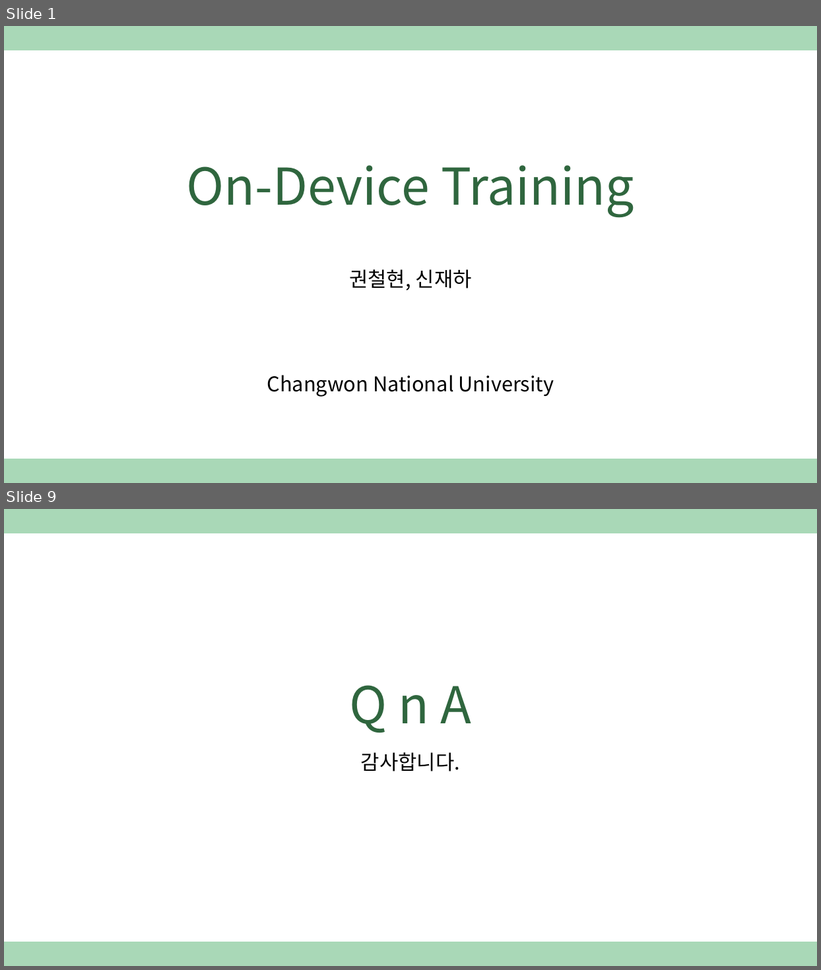
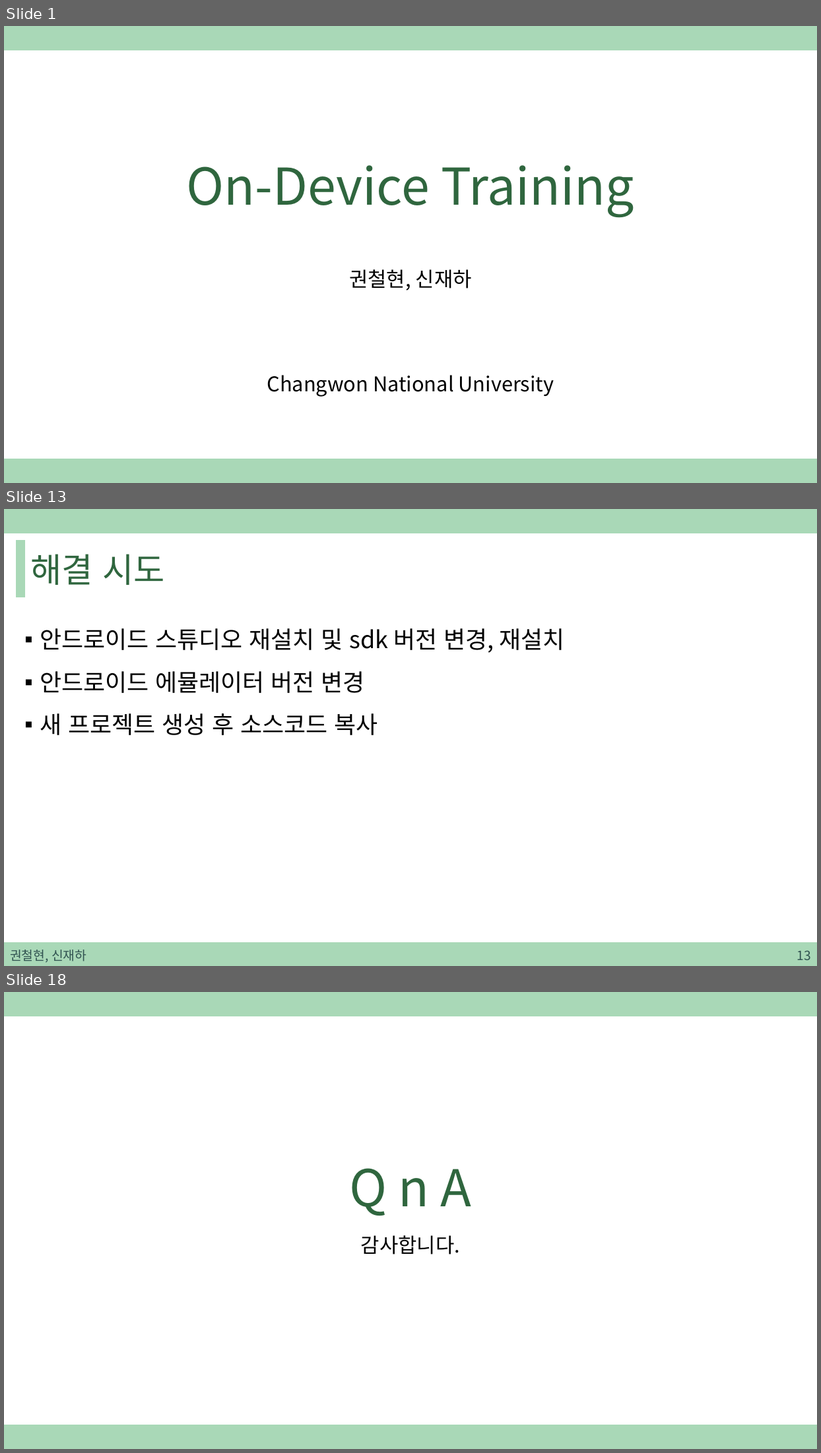
Before and after one commit to sjh4287/capston, a slide deck: 2022.02.11/권철현,신재하.pptx. Shown one above the other, each under a label of ours: slides 1 and 9 before the commit, slides 1, 13 and 18 after it; the slides between them are not shown. The pictures are 821x970 and 821x1453 pixels, drawn with LibreOffice and Linux fonts; fonts in the diff are those of the drawing. Boxes give left, top, right and bottom in pixels: in the first picture for what was removed or moved away, otherwise in the second. Text is boxed around its words. In the diff, an @@ line names an element or a change of style, - is before the commit and + after.

```diff
--- a/2022.02.11/권철현,신재하.pptx
+++ b/2022.02.11/권철현,신재하.pptx
@@ slide 13 added at [4, 509, 817, 966], background #FFFFFF; not listed: 1 template element that a slide beside it also shows @@
@@ rectangle added at [17, 541, 24, 597], fill #A9D8B7, outline #A9D8B7 1 pt @@
@@ title added at [31, 554, 164, 585], 40 pt, text #2F663E @@
+해결 시도
@@ text added at [40, 628, 565, 735], 28 pt, text #000000 @@
+▪ 안드로이드 스튜디오 재설치 및 sdk 버전 변경, 재설치
+▪ 안드로이드 에뮬레이터 버전 변경
+▪ 새 프로젝트 생성 후 소스코드 복사
@@ rectangle added at [4, 943, 817, 966], fill #A9D8B7, outline #A9D8B7 1 pt @@
@@ text added at [10, 950, 86, 963], 15 pt, text #305250 @@
+권철현, 신재하
@@ page number added at [797, 951, 811, 960], 15 pt, text #305250 @@
+13
@@ what was slide 9 is now slide 18 @@
```
Also in this commit, not shown: 4 slides changed, 8 other slides added, 3 other files.
